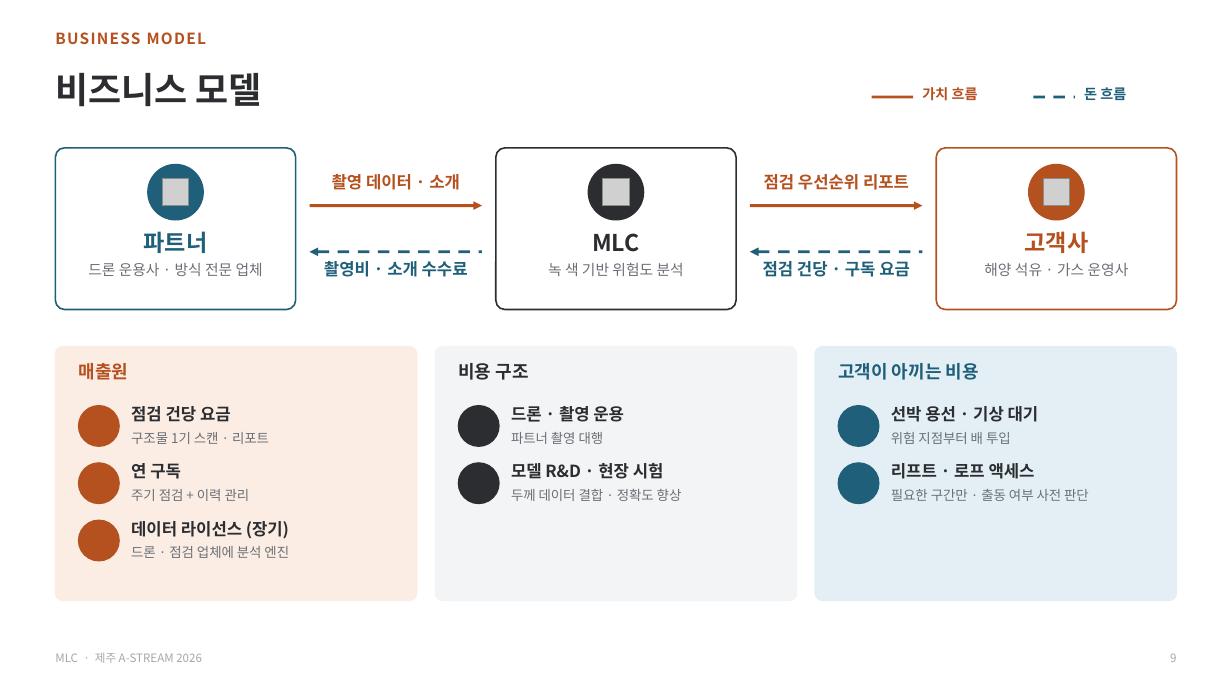
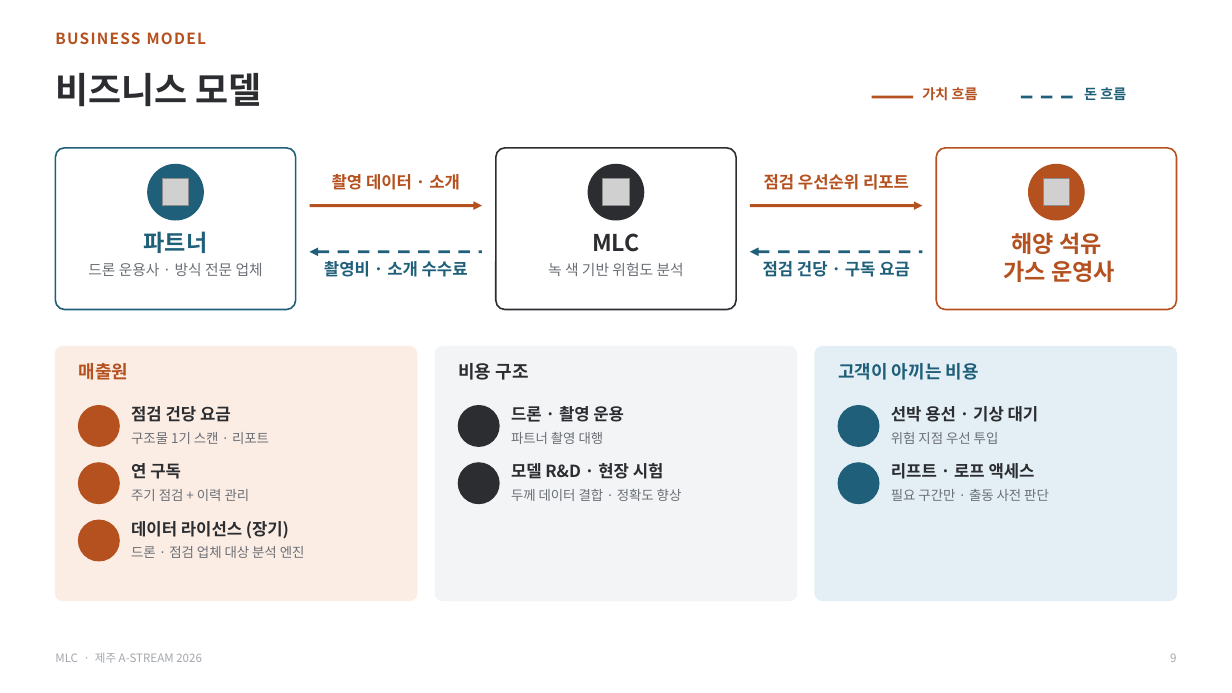
Before and after one commit to zscfvgbb-cmyk/PPT, a slide deck: slide 9 of MLC_IR_A-STREAM2026_v3.pptx. Drawn at 1232x693 pixels with LibreOffice and Linux fonts; fonts in the diff are those of the drawing; grey boxes stand for pictures; background and template pictures are left out. Boxes give left, top, right and bottom in pixels: in the first picture for what was removed or moved away, otherwise in the second. Text is boxed around its words. In the diff, an @@ line names an element or a change of style, - is before the commit and + after.

```diff
--- a/MLC_IR_A-STREAM2026_v3.pptx
+++ b/MLC_IR_A-STREAM2026_v3.pptx
@@ line moved from (1033, 97) - (1075, 97) to (1021, 97) - (1075, 97) @@
@@ text "해양 석유" at [1003, 232, 1115, 282]: vertical alignment top to middle @@
@@ text at [1003, 232, 1115, 282]: text changed; size 11.5 to 18 pt; text colour #6B6F76 to #B5501F; bold on @@
-해양 석유 · 가스 운영사
+해양 석유
+가스 운영사
@@ text removed at [1025, 231, 1089, 253] @@
-고객사
@@ text at [891, 432, 999, 444]: text changed @@
-위험 지점부터 배 투입
+위험 지점 우선 투입
@@ text at [891, 489, 1049, 501]: text changed @@
-필요한 구간만 · 출동 여부 사전 판단
+필요 구간만 · 출동 사전 판단
@@ text at [131, 546, 305, 558]: text changed @@
-드론 · 점검 업체에 분석 엔진
+드론 · 점검 업체 대상 분석 엔진
```
Also in this commit, not shown: 6 other slides changed, 1 other file.
